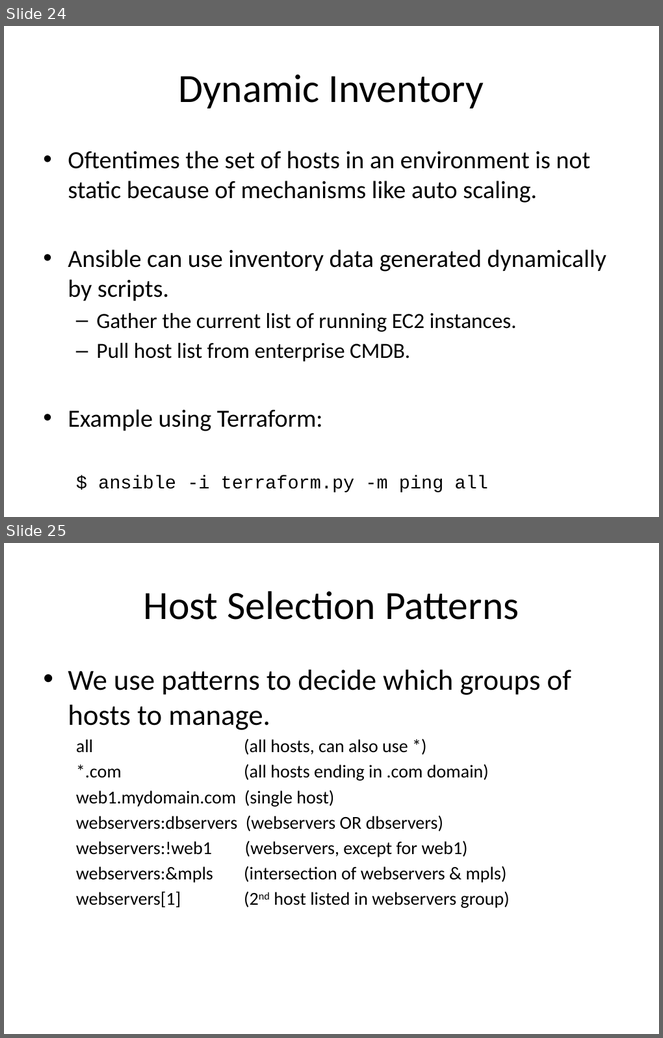
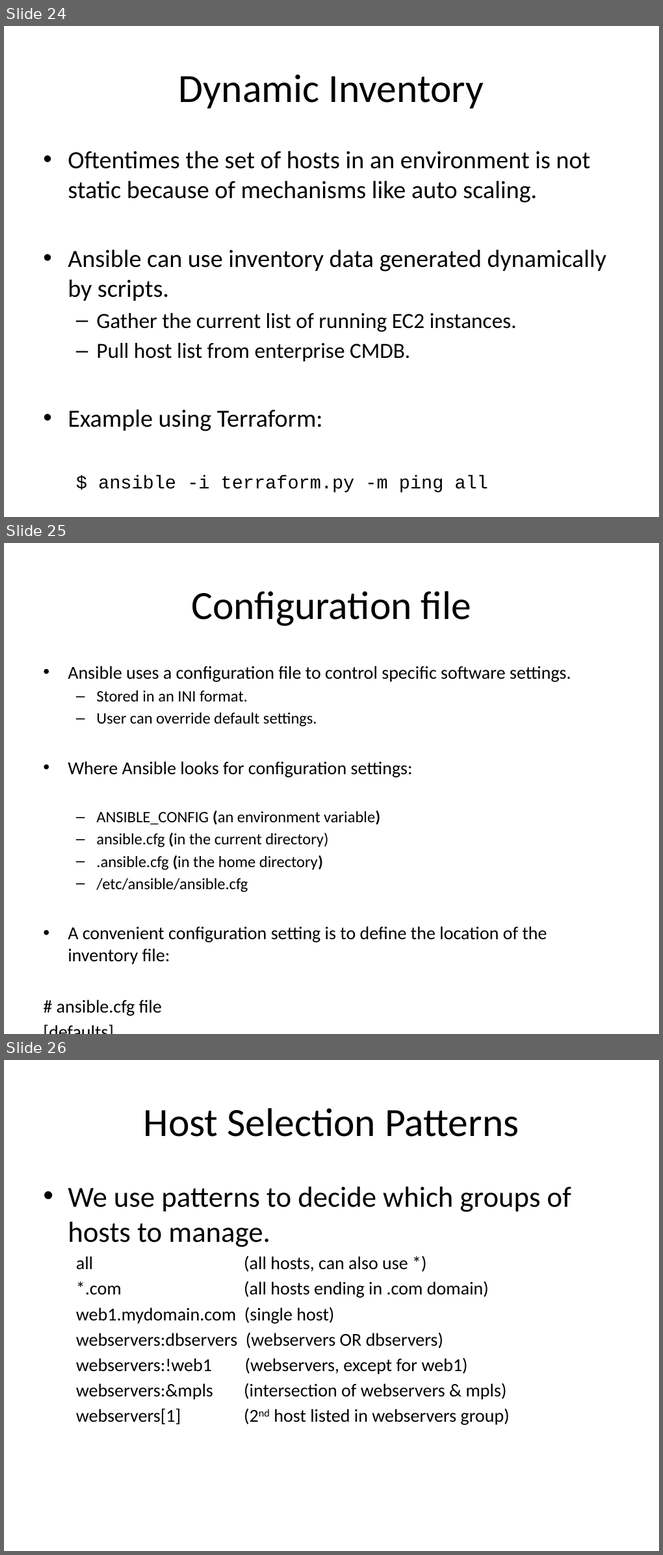
Before and after one commit to jasondbaker/infrastructure-class, a slide deck: lectures/infrastructure-week-10.pptx. Shown one above the other, each under a label of ours: slides 24 and 25 before the commit, slides 24, 25 and 26 after it. The pictures are 663x1038 and 663x1555 pixels, drawn with LibreOffice and Linux fonts; fonts in the diff are those of the drawing. Boxes give left, top, right and bottom in pixels: in the first picture for what was removed or moved away, otherwise in the second. Text is boxed around its words. In the diff, an @@ line names an element or a change of style, - is before the commit and + after.

```diff
--- a/lectures/infrastructure-week-10.pptx
+++ b/lectures/infrastructure-week-10.pptx
@@ slide 25 added at bbox=[4, 543, 659, 1034], background #FFFFFF @@
@@ title added at bbox=[191, 591, 471, 626], 44 pt, text #000000 @@
+Configuration file
@@ text added at bbox=[57, 666, 571, 1016], 20 pt, text #000000 @@
+• Ansible uses a configuration file to control specific software settings.
+  – Stored in an INI format.
+  – User can override default settings.
+• Where Ansible looks for configuration settings:
+  – ANSIBLE_CONFIG (an environment variable)
+  – ansible.cfg (in the current directory)
+  – .ansible.cfg (in the home directory)
+  – /etc/ansible/ansible.cfg
+• A convenient configuration setting is to define the location of the inventory file:
+# ansible.cfg file
+[defaults]
+inventory = /home/username/configuration/hosts
@@ what was slide 25 is now slide 26 @@
```
Also in this commit, not shown: 6 slides changed, 2 other files.
